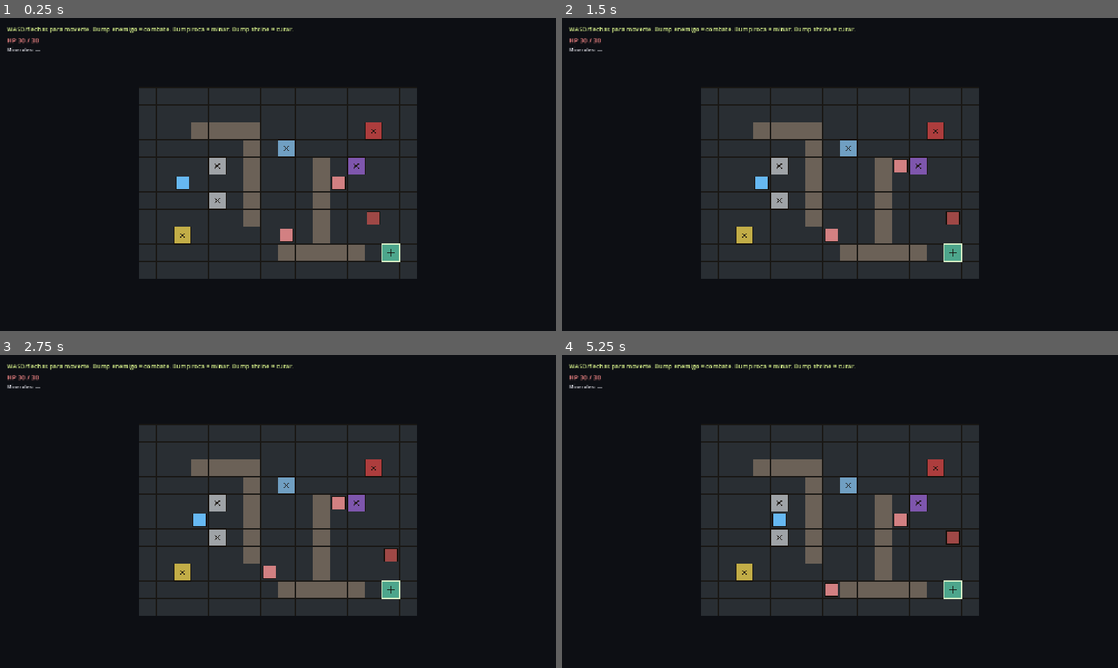
Above: before the commit, frames 1-4 (two rows, left to right).
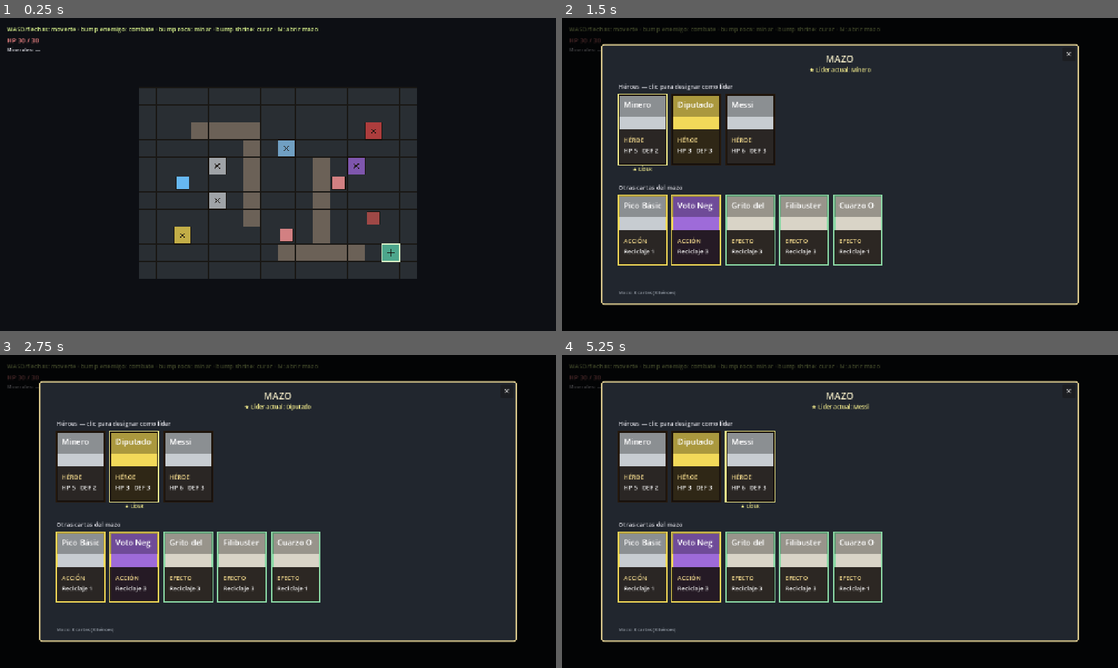
Above: after the commit, the same moments.

Repository: nahuelgallo/Glaciar-Miner
Game: Godot game, scene res://scenes/exploration/exploration.tscn
Two runs of this game, one before a commit and one after it. Both use one fixed random seed, a clock stepped at 60 frames per second and the inputs below.
Inputs (mouse positions are in pixels of both pictures, inside the frame that each line leads up to):
- Up to frame 1 (0.25 s): no input
- Up to frame 2 (1.5 s): tap Enter at 0.5 s; move the mouse to (962, 158) at 0.52 s; hold D 0.53-1.25 s; tap M at 0.6 s; click (962, 158) at 0.67 s; tap Space at 0.77 s; tap E at 0.8 s; click (639, 130) at 1.27 s
- Up to frame 3 (2.75 s): click (133, 467) at 2.02 s
- Up to frame 4 (5.25 s): click (751, 467) at 2.77 s; click (1067, 392) at 3.5 s, where only the run after the commit has a clickable "✕"; tap Space at 4.25 s; drag from (728, 527) to (812, 574) at 4.27 s; tap Enter at 5 s; move the mouse to (895, 442) at 5.02 s; hold D from 5.03 s (still down); tap M at 5.1 s; click (895, 442) at 5.17 s

The runs differ from the first frame. In frame 1, 0.4% of the frame differs, in the area x 8-58%, y 2-5%; in frame 2, 53%; in frame 3, 53%; in frame 4, 53%, in the area x 1-93%, y 2-92%.

Commit message:
Menu de mazo + signature hero (§7.7)
- RunState: agregado deck (Array[CardData] cacheado) y signature_card_id.
  Helpers ensure_deck(), set_signature(), get_signature_card()
- DeckManagementMenu: overlay con seccion Heroes (clickeables) y Otras
  cartas (read-only). El lider actual se marca con borde dorado y
  estrella. Cierre con boton X, ESC o click fuera del panel
- exploration_main.gd: tecla M abre el menu de mazo
- main.gd combate: _auto_summon_signature lee RunState.signature_card_id
  y auto-invoca esa carta al inicio del combate (fallback: primer HERO
  del pool si no hay signature designado). Mensaje en el log al invocar

Diff:
--- a/scripts/exploration/exploration_main.gd
+++ b/scripts/exploration/exploration_main.gd
@@ -55,7 +55,7 @@
 func _build_hud() -> void:
 	_info_label = _make_label(14, Color(0.85, 0.95, 0.55))
 	_info_label.position = Vector2(16.0, 16.0)
-	_info_label.text = "WASD/flechas para moverte. Bump enemigo = combate. Bump roca = minar. Bump shrine = curar."
+	_info_label.text = "WASD/flechas: moverte · bump enemigo: combate · bump roca: minar · bump shrine: curar · M: abrir mazo"
 	add_child(_info_label)
 
 	_hp_label = _make_label(15, Color(1.0, 0.55, 0.55))
@@ -161,6 +161,10 @@
 func _unhandled_input(event: InputEvent) -> void:
 	if not (event is InputEventKey and event.pressed and not event.echo):
 		return
+	# M = abrir el menú de mazo (designar líder, ver cartas)
+	if event.keycode == KEY_M:
+		_open_deck_menu()
+		return
 	var move := Vector2i.ZERO
 	match event.keycode:
 		KEY_W, KEY_UP:    move = Vector2i(0, -1)
@@ -170,6 +174,15 @@
 	if move == Vector2i.ZERO:
 		return
 	_try_move_player(move)
+
+
+func _open_deck_menu() -> void:
+	# Si ya hay un menú abierto, no abrir otro encima.
+	for child in get_children():
+		if child is DeckManagementMenu:
+			return
+	var menu := DeckManagementMenu.new()
+	add_child(menu)
 
 
 func _try_move_player(delta: Vector2i) -> void:
--- a/scripts/main.gd
+++ b/scripts/main.gd
@@ -539,9 +539,15 @@
 # ──────────────────────────────────────────────────────────────────
 
 
-# §7.7 placeholder: hoy "signature" = primer HERO del pool. Cuando entre
-# la designación real, esto lee `RunState.signature_id`.
+# §7.7: auto-summon del signature hero al inicio del combate. Lee
+# `RunState.signature_card_id` (designado vía DeckManagementMenu en
+# exploración). Fallback: primer HERO del pool si no hay signature.
 func _auto_summon_signature() -> void:
+	var sig := RunState.get_signature_card()
+	if sig != null:
+		_summon_hero_from_card(sig)
+		_log("Líder %s invocado al inicio del combate." % sig.card_name, "ddffaa")
+		return
 	for card in _pool:
 		if card.type == CardData.Type.HERO:
 			_summon_hero_from_card(card)
--- a/scripts/run/run_state.gd
+++ b/scripts/run/run_state.gd
@@ -25,6 +25,16 @@
 var player_max_hp: int = STARTING_HP
 var minerals: MineralBag
 
+# Mazo del jugador — hoy es el pool completo del JSON, cacheado. Cuando
+# entren deck/discard piles formales (M2), esto se reemplaza por la lista
+# real de cartas del mazo activo.
+var deck: Array[CardData] = []
+
+# Signature hero (§7.7): id de la carta HERO designada como líder. Se
+# auto-invoca al inicio de cada combate sin consumir el cap de invocación.
+# Vacío = sin líder designado (fallback: primer hero del pool).
+var signature_card_id: StringName = &""
+
 # Mundo persistente — se inicializa en el primer reset_run() o en el primer
 # acceso desde la escena de exploración.
 var world: WorldState
@@ -50,11 +60,32 @@
 	return world
 
 
+func ensure_deck() -> Array[CardData]:
+	if deck.is_empty():
+		deck = CardLoader.load_all()
+	return deck
+
+
+func set_signature(card_id: StringName) -> void:
+	signature_card_id = card_id
+
+
+func get_signature_card() -> CardData:
+	if signature_card_id == &"":
+		return null
+	for c in ensure_deck():
+		if c.id == signature_card_id and c.type == CardData.Type.HERO:
+			return c
+	return null
+
+
 func reset_run() -> void:
 	player_hp = STARTING_HP
 	player_max_hp = STARTING_HP
 	minerals = MineralBag.new()
 	world = WorldState.new()
+	deck.clear()
+	signature_card_id = &""
 	pending_combat_enemy_ids.clear()
 	last_combat_outcome = CombatOutcome.NONE
 	run_reset.emit()
--- /dev/null
+++ b/scripts/ui/deck_management_menu.gd
@@ -0,0 +1,205 @@
+class_name DeckManagementMenu
+extends Control
+
+# Overlay para gestionar el mazo desde la exploración (§7.7).
+# Muestra todas las cartas del deck:
+#   - Sección "Héroes" arriba: clickeables para designar como signature.
+#   - Sección "Otras cartas" abajo: read-only.
+# El líder actual se marca con ★ y un borde dorado.
+#
+# Cierre: botón X, ESC, o click fuera del panel.
+
+signal closed()
+
+const PANEL_W: float = 1100.0
+const PANEL_H: float = 600.0
+const CARD_W: float = 110.0
+const CARD_H: float = 160.0
+const CARD_SPACING: float = 14.0
+
+
+func _ready() -> void:
+	var vp_size: Vector2 = get_viewport_rect().size
+	position = Vector2.ZERO
+	size = vp_size
+	mouse_filter = Control.MOUSE_FILTER_STOP
+	gui_input.connect(_on_gui_input)
+	_build()
+
+
+func _draw() -> void:
+	draw_rect(Rect2(0.0, 0.0, size.x, size.y), Color(0.0, 0.0, 0.0, 0.72))
+
+
+func _build() -> void:
+	var deck := RunState.ensure_deck()
+	var panel_pos := Vector2((size.x - PANEL_W) * 0.5, (size.y - PANEL_H) * 0.5)
+
+	var panel := Panel.new()
+	panel.position = panel_pos
+	panel.size = Vector2(PANEL_W, PANEL_H)
+	var sb := StyleBoxFlat.new()
+	sb.bg_color = Color(0.13, 0.15, 0.18)
+	sb.border_color = Color(0.85, 0.78, 0.55)
+	sb.set_border_width_all(3)
+	sb.set_corner_radius_all(6)
+	panel.add_theme_stylebox_override("panel", sb)
+	add_child(panel)
+
+	var title := _make_label(22, Color(0.95, 0.92, 0.78))
+	title.position = panel_pos + Vector2(0.0, 18.0)
+	title.size = Vector2(PANEL_W, 28.0)
+	title.text = "MAZO"
+	title.horizontal_alignment = HORIZONTAL_ALIGNMENT_CENTER
+	add_child(title)
+
+	var sig_card := RunState.get_signature_card()
+	var sig_text := "Sin líder designado — clic en un héroe para elegir uno"
+	if sig_card != null:
+		sig_text = "★ Líder actual: %s" % sig_card.card_name
+	var sig_label := _make_label(13, Color(0.95, 0.92, 0.55))
+	sig_label.position = panel_pos + Vector2(0.0, 50.0)
+	sig_label.size = Vector2(PANEL_W, 18.0)
+	sig_label.text = sig_text
+	sig_label.horizontal_alignment = HORIZONTAL_ALIGNMENT_CENTER
+	add_child(sig_label)
+
+	# Sección héroes
+	var heroes_title := _make_label(14, Color(0.85, 0.85, 0.88))
+	heroes_title.position = panel_pos + Vector2(40.0, 88.0)
+	heroes_title.size = Vector2(PANEL_W - 80.0, 20.0)
+	heroes_title.text = "Héroes — clic para designar como líder"
+	add_child(heroes_title)
+
+	var heroes_row := HBoxContainer.new()
+	heroes_row.position = panel_pos + Vector2(40.0, 116.0)
+	heroes_row.add_theme_constant_override("separation", int(CARD_SPACING))
+	add_child(heroes_row)
+
+	var hero_count := 0
+	for c in deck:
+		if c.type == CardData.Type.HERO:
+			heroes_row.add_child(_build_card_entry(c, true))
+			hero_count += 1
+	if hero_count == 0:
+		var no_heroes := _make_label(12, Color(0.55, 0.58, 0.62))
+		no_heroes.position = panel_pos + Vector2(40.0, 130.0)
+		no_heroes.size = Vector2(PANEL_W - 80.0, 20.0)
+		no_heroes.text = "(no hay héroes en el mazo)"
+		add_child(no_heroes)
+
+	# Sección "otras cartas"
+	var others_title := _make_label(14, Color(0.85, 0.85, 0.88))
+	others_title.position = panel_pos + Vector2(40.0, 320.0)
+	others_title.size = Vector2(PANEL_W - 80.0, 20.0)
+	others_title.text = "Otras cartas del mazo"
+	add_child(others_title)
+
+	var others_row := HBoxContainer.new()
+	others_row.position = panel_pos + Vector2(40.0, 348.0)
+	others_row.add_theme_constant_override("separation", int(CARD_SPACING))
+	add_child(others_row)
+
+	var others_count := 0
+	for c in deck:
+		if c.type != CardData.Type.HERO:
+			others_row.add_child(_build_card_entry(c, false))
+			others_count += 1
+
+	# Counter total
+	var counter := _make_label(11, Color(0.55, 0.58, 0.62))
+	counter.position = panel_pos + Vector2(40.0, PANEL_H - 36.0)
+	counter.size = Vector2(PANEL_W - 80.0, 16.0)
+	counter.text = "Mazo: %d cartas (%d héroes)" % [deck.size(), hero_count]
+	add_child(counter)
+
+	# Botón cerrar
+	var close_btn := Button.new()
+	close_btn.text = "✕"
+	close_btn.add_theme_font_size_override("font_size", 16)
+	close_btn.position = panel_pos + Vector2(PANEL_W - 38.0, 8.0)
+	close_btn.size = Vector2(30.0, 30.0)
+	close_btn.pressed.connect(close)
+	add_child(close_btn)
+
+
+func _build_card_entry(card: CardData, clickable: bool) -> Control:
+	var container := Control.new()
+	container.custom_minimum_size = Vector2(CARD_W, CARD_H + 22.0)
+
+	var visual := BigCardVisual.new()
+	visual.card = card
+	visual.w = CARD_W
+	visual.h = CARD_H
+	container.add_child(visual)
+
+	# Marker dorado si es el signature actual
+	if card.id == RunState.signature_card_id:
+		var marker := _make_label(11, Color(0.95, 0.92, 0.55))
+		marker.position = Vector2(0.0, CARD_H + 4.0)
+		marker.size = Vector2(CARD_W, 16.0)
+		marker.horizontal_alignment = HORIZONTAL_ALIGNMENT_CENTER
+		marker.text = "★ LÍDER"
+		container.add_child(marker)
+		# Borde dorado encima del visual
+		var border := Panel.new()
+		var sb := StyleBoxFlat.new()
+		sb.bg_color = Color(0.0, 0.0, 0.0, 0.0)
+		sb.border_color = Color(0.95, 0.92, 0.55)
+		sb.set_border_width_all(3)
+		border.add_theme_stylebox_override("panel", sb)
+		border.position = Vector2(-3.0, -3.0)
+		border.size = Vector2(CARD_W + 6.0, CARD_H + 6.0)
+		border.mouse_filter = Control.MOUSE_FILTER_IGNORE
+		container.add_child(border)
+
+	if clickable:
+		var btn := Button.new()
+		btn.flat = true
+		btn.size = Vector2(CARD_W, CARD_H)
+		btn.tooltip_text = "Designar como líder"
+		btn.pressed.connect(_on_hero_clicked.bind(card))
+		container.add_child(btn)
+
+	return container
+
+
+func _on_hero_clicked(card: CardData) -> void:
+	RunState.set_signature(card.id)
+	# Rebuild para refrescar markers + texto del título
+	_clear_children()
+	_build()
+
+
+func _clear_children() -> void:
+	for child in get_children():
+		child.queue_free()
+
+
+func _make_label(font_size: int, color: Color) -> Label:
+	var lbl := Label.new()
+	lbl.add_theme_font_size_override("font_size", font_size)
+	lbl.add_theme_color_override("font_color", color)
+	lbl.mouse_filter = Control.MOUSE_FILTER_IGNORE
+	return lbl
+
+
+func close() -> void:
+	closed.emit()
+	queue_free()
+
+
+func _on_gui_input(event: InputEvent) -> void:
+	if event is InputEventMouseButton and event.pressed and event.button_index == MOUSE_BUTTON_LEFT:
+		var rect := Rect2(
+			Vector2((size.x - PANEL_W) * 0.5, (size.y - PANEL_H) * 0.5),
+			Vector2(PANEL_W, PANEL_H)
+		)
+		if not rect.has_point(event.position):
+			close()
+
+
+func _unhandled_key_input(event: InputEvent) -> void:
+	if event is InputEventKey and event.pressed and event.keycode == KEY_ESCAPE:
+		close()
+		get_viewport().set_input_as_handled()
